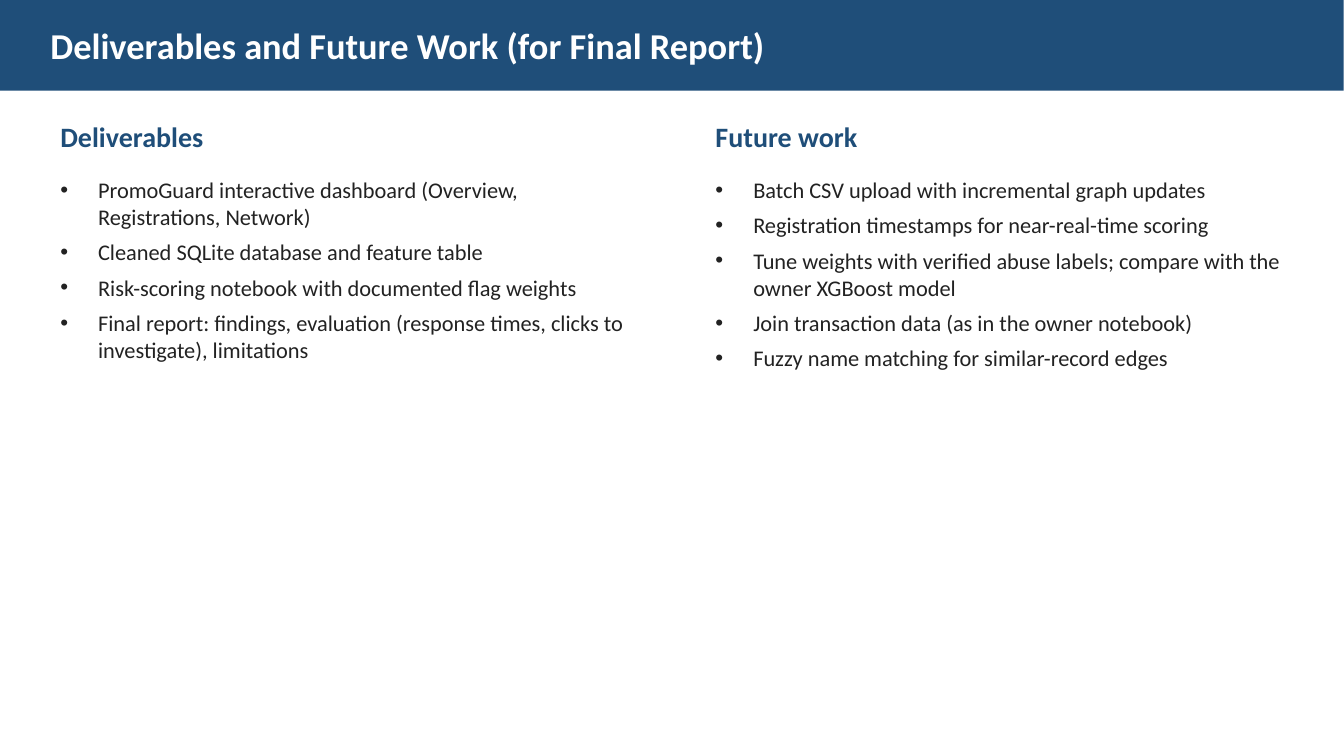
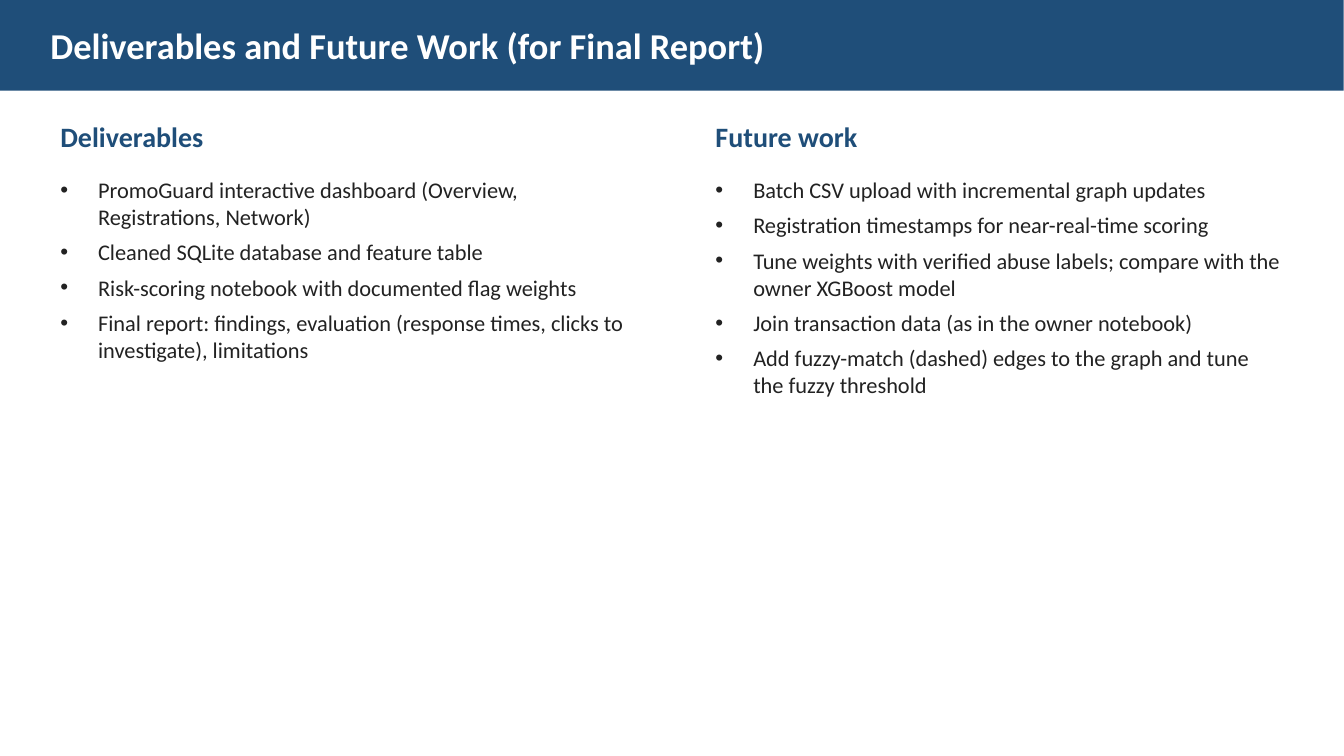
Before and after one commit to DLiu7/FraudGuard, a slide deck: slide 13 of PromoGuard_Stage1_Supplement.pptx (slide 12 before the commit). Drawn at 1344x756 pixels with LibreOffice and Linux fonts; fonts in the diff are those of the drawing. Boxes give left, top, right and bottom in pixels: in the first picture for what was removed or moved away, otherwise in the second. Text is boxed around its words. In the diff, an @@ line names an element or a change of style, - is before the commit and + after.

```diff
--- a/PromoGuard_Stage1_Supplement.pptx
+++ b/PromoGuard_Stage1_Supplement.pptx
@@ text at <box>753,350,1249,397</box>: text changed @@
-• Fuzzy name matching for similar-record edges
+• Add fuzzy-match (dashed) edges to the graph and tune the fuzzy threshold
```
Also in this commit, not shown: 7 other slides changed, 1 slide added.
